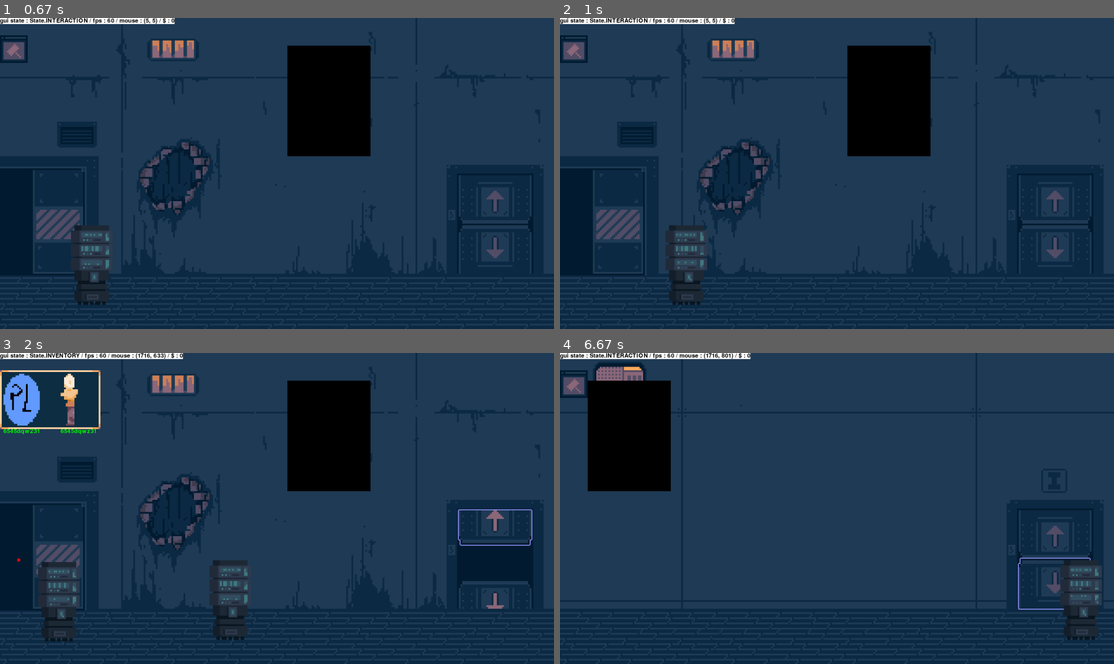
Above: before the commit, frames 1-4 (two rows, left to right).
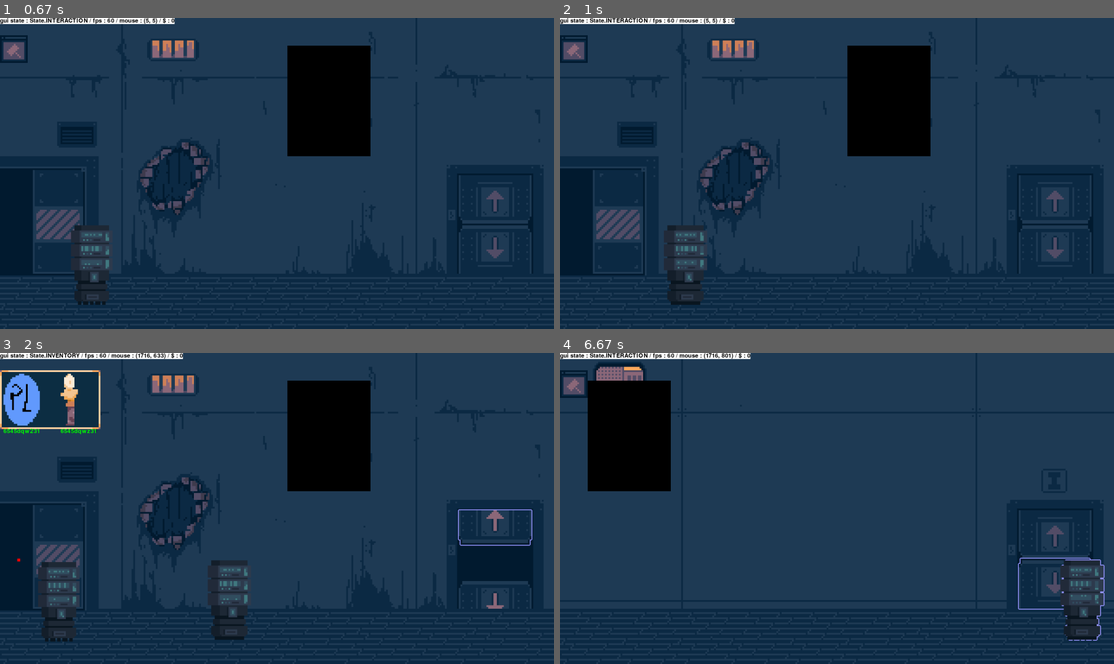
Above: after the commit, the same moments.

Repository: PouchyCorp/TrophNSI
Game: pygame game, started from sources/main.py
The game is run twice, just before and just after one commit, with the same random seed, the same clock (stepped at 60 frames per second) and the same inputs.
Inputs (mouse positions are in pixels of both pictures, inside the frame that each line leads up to):
- Up to frame 1 (0.67 s): tap B at 0.33 s
- Up to frame 2 (1 s): tap N at 0.67 s
- Up to frame 3 (2 s): hold Up 1-1.47 s; tap Space at 1.07, 1.37, 1.9 s; click (493, 533) at 1.55 s; hold Down from 1.83 s (still down); tap B at 1.98 s
- Up to frame 4 (6.67 s): release Down at 2.13 s; click (632, 399) at 2.22 s; click (565, 570) at 2.55 s; hold Up 2.83-3.2 s; tap Space at 2.9, 3.3, 3.7, 4.03, 4.37, 4.77, 5.17, 5.5, 5.83, 6.23 s; tap B at 2.98, 4.12, 5.25, 6.32 s; hold Down 3.23-3.6 s; hold Up 3.63-3.93 s; hold Down 3.97-4.27 s; hold Up 4.3-4.67 s; hold Down 4.7-5.07 s; hold Up 5.1-5.4 s; hold Down 5.43-5.73 s; hold Up 5.77-6.13 s; hold Down 6.17-6.53 s; click (1053, 583) at 6.62 s

Frame 1 is identical in both runs. In frame 2, less than 0.1% of the frame differs, in the area x 18-25%, y 66-93%; in frame 3, less than 0.1%; in frame 4, 0.2%, in the area x 90-99%, y 66-93%.

Commit message:
react mieux

Diff:
--- a/sources/objects/bot.py
+++ b/sources/objects/bot.py
@@ -27,6 +27,8 @@
         self.line_stop_x = line_stop
 
         self.bot_placeable_pointer : subplaceable.BotPlaceable = None
+        self.react_bot_pointer : Bot = None
+
         assert self.line_stop_x > self.line_start_x, "stop before start"
 
         step = (self.line_stop_x - self.line_start_x) // len(self.inline_bots)
@@ -48,11 +50,14 @@
 
     def update_bots_ai(self, rooms, TIMER):
         for bot in [bot for bot in self.inline_bots if type(bot) is Bot]:
-            bot.logic(rooms, TIMER)
+            bot.logic(rooms, TIMER, self)
+
+        if not self.react_bot_pointer and self.liberated_bots:
+            self.react_bot_pointer = choice(self.liberated_bots)
 
         new_liberated_bots = self.liberated_bots.copy()
         for bot in self.liberated_bots:
-            bot.logic(rooms, TIMER)
+            bot.logic(rooms, TIMER, self)
             #if bot not leaving and on exit, don't remove it
             if bot.is_leaving and bot.coord.bot_movement_compare(bot.exit_coords):
                 new_liberated_bots.remove(bot)
@@ -136,6 +141,8 @@
         self.door_x = 1998
         self.exit_coords = Coord(1, (0,0))
 
+        self.placeable : subplaceable.BotPlaceable = None
+
 
     @property
     def target_coord(self):
@@ -149,7 +156,7 @@
         #makes sure that target coord is reachable
         self.__target_coord.x -= self.__target_coord.x%6
 
-    def logic(self, rooms : list[Room], TIMER : TimerManager):
+    def logic(self, rooms : list[Room], TIMER : TimerManager, hivemind : Hivemind):
         '''finite state machine (FSM) implementation for bot ai'''
 
         match self.state:
@@ -192,9 +199,28 @@
             case BotStates.WATCH:
                 draw.rect(self.surf, "green", (0,0,10,10))
 
-
             case _:
                 raise ValueError
+
+        #checks if need to react
+        self.react_logic(rooms, hivemind)
+
+    def react_logic(self, rooms, hivemind):
+        if self is hivemind.react_bot_pointer and not self.is_leaving:
+            if not self.placeable:
+                self.placeable = subplaceable.BotPlaceable('react_placeable', self.coord.copy(), self.surf)
+                if self.placeable not in rooms[self.coord.room_num].placed:
+                    rooms[self.coord.room_num].placed.append(self.placeable)
+            else:
+                self.placeable.rect.topleft = self.coord.xy
+                self.placeable.surf = self.surf
+
+            if self.placeable.coord.room_num != self.coord.room_num:
+                rooms[self.placeable.coord.room_num].placed.remove(self.placeable)
+                self.placeable.coord.room_num = self.coord.room_num
+                if self.placeable not in rooms[self.coord.room_num].placed:
+                    rooms[self.coord.room_num].placed.append(self.placeable)
+
 
     def get_potential_destinations(self, rooms : list[Room]) -> list[tuple[Coord, str]]:
         """returns a list of potential destinations for the robot according to some criteria"""
--- a/sources/objects/placeable.py
+++ b/sources/objects/placeable.py
@@ -10,7 +10,7 @@
 from sprite import get_outline
 
 class Placeable:
-    def __init__(self, name : str, coord : Coord, surf : Surface, tag : str | None = None, anim : Animation | None = None, y_constraint : int | None = None) -> None:
+    def __init__(self, name : str, coord : Coord, surf : Surface, tag : str | None = None, anim : Animation | None = None, y_constraint : int | None = None, temporary : bool = False) -> None:
         self.name = name
         self.id = randint(0,10000000)
         self.coord = coord
@@ -34,6 +34,8 @@
         #snap to x axis
         self.y_constraint = y_constraint
         self.placed = False
+
+        self.temporary = temporary
 
     def get_blit_args(self):
         return self.temp_surf, self.temp_rect
--- a/sources/objects/room.py
+++ b/sources/objects/room.py
@@ -22,3 +22,6 @@
     def draw_placed(self, win):
         #map(self.check_coords, self.placed)
         win.blits([placeable.get_blit_args() for placeable in self.placed])
+        for placeable in self.placed:
+            if placeable.temporary:
+                self.placed.remove(placeable)
